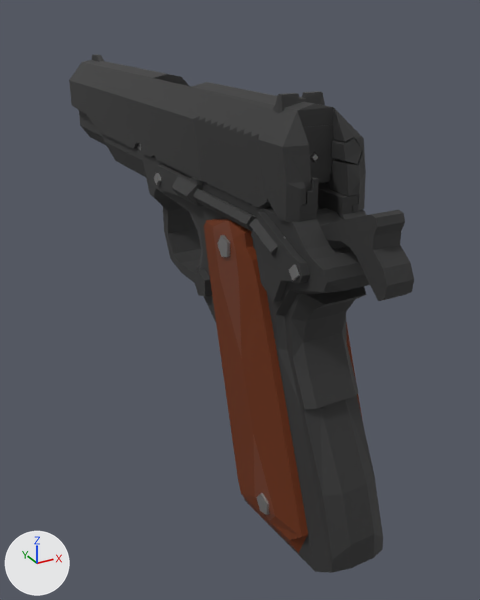
The Blender file Assets/Gun_Modles_Sides/m1911_Moddle_1.blend as it was, and as the next commit left it.
Before and after are seen from a camera (50 mm lens) standing at (-0.101, -0.202, 0.036) and looking at (0.011, 0.001, -0.066). The axes (+X, +Y, +Z) are drawn at lower left. The lights are the same throughout.

The first picture shows 'frame', 'hammer', 'safety', 'slide', 'slide_lock'.
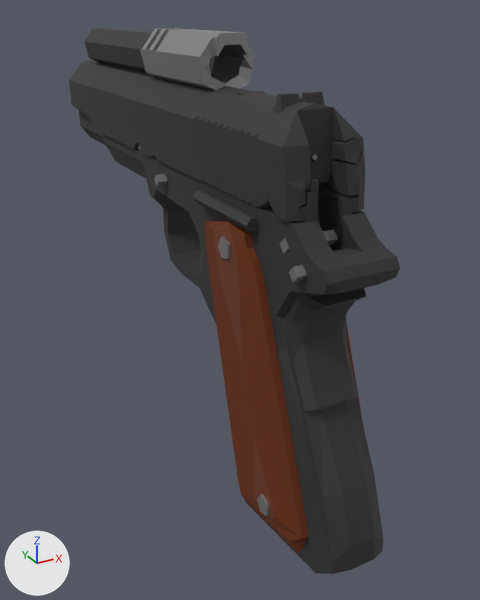
Edits to the scene script, one JSON object a line:
```json
{"op": "set", "path": "ob_barrel.location", "old": "(0.0, 0.0183, -0.02)", "new": "(0.0, 0.0, 0.0)"}
{"op": "set", "path": "ob_hammer.location", "old": "(0.0, -0.0627, -0.0205)", "new": "(0.0, 0.0, 0.0)"}
{"op": "set", "path": "ob_frame.location", "old": "(0.0, 0.0001, 0.0004)", "new": "(0.0, 0.0, 0.0)"}
```

What differs and where, as boxes [x1, y1, x2, y2] in the pictures (480 x 600 px):
```json
{"object": "frame", "change": "moved", "before": [103, 134, 383, 573], "after": [103, 134, 400, 574]}
{"object": "barrel", "change": "moved", "after": [84, 28, 255, 90], "on screen": "not visible before"}
{"object": "hammer", "change": "moved", "before": [317, 208, 414, 301], "after": [236, 91, 266, 95]}
{"object": "safety", "change": "unchanged, covered by the edit", "before": [249, 212, 310, 302]}
```
